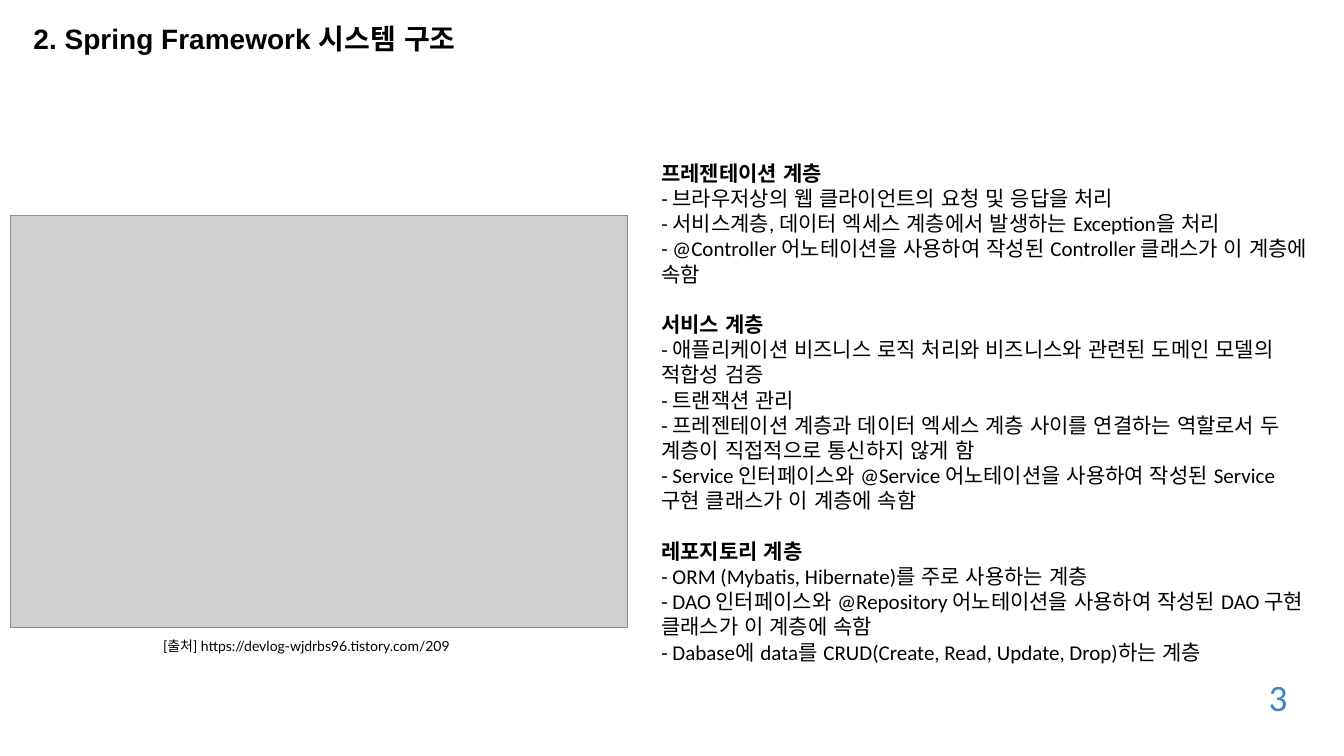
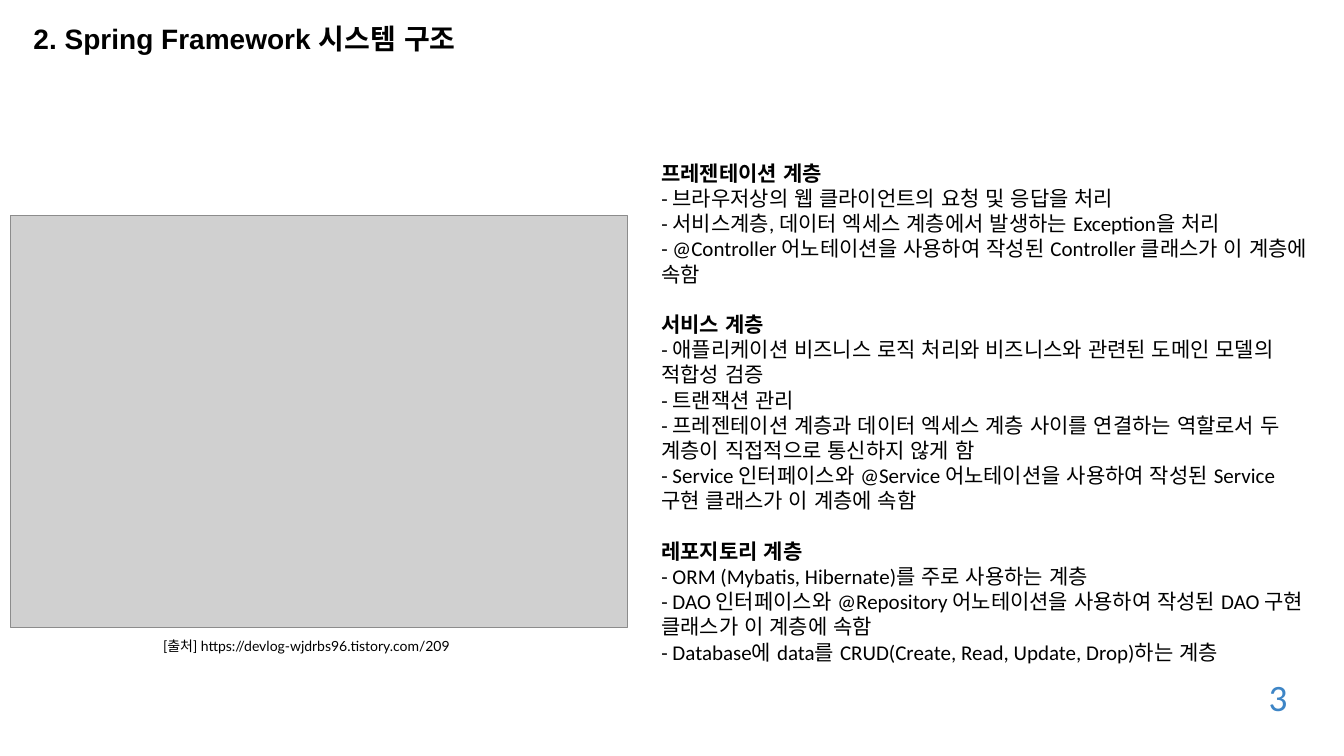
Before and after one commit to SoulTree-Lovers/Auto-Store, a slide deck: slide 4 of AutoStore_20192883_강승민/프로젝트_중간_20192883_강승민.pptx. Drawn at 1344x756 pixels with LibreOffice and Linux fonts; fonts in the diff are those of the drawing; grey boxes stand for pictures; background and template pictures are left out. Boxes give left, top, right and bottom in pixels: in the first picture for what was removed or moved away, otherwise in the second. Text is boxed around its words. In the diff, an @@ line names an element or a change of style, - is before the commit and + after.

```diff
--- a/AutoStore_20192883_강승민/프로젝트_중간_20192883_강승민.pptx
+++ b/AutoStore_20192883_강승민/프로젝트_중간_20192883_강승민.pptx
@@ text at <box>661,566,1303,664</box>: text changed @@
-- ORM (Mybatis, Hibernate)를 주로 사용하는 계층
-- DAO 인터페이스와 @Repository 어노테이션을 사용하여 작성된 DAO 구현 클래스가 이 계층에 속함
-- Dabase에 data를 CRUD(Create, Read, Update, Drop)하는 계층
+- ORM (Mybatis, Hibernate)를 주로 사용하는 계층
+- DAO 인터페이스와 @Repository 어노테이션을 사용하여 작성된 DAO 구현 클래스가 이 계층에 속함
+- Database에 data를 CRUD(Create, Read, Update, Drop)하는 계층
```
Also in this commit, not shown: 1 other slide changed.
